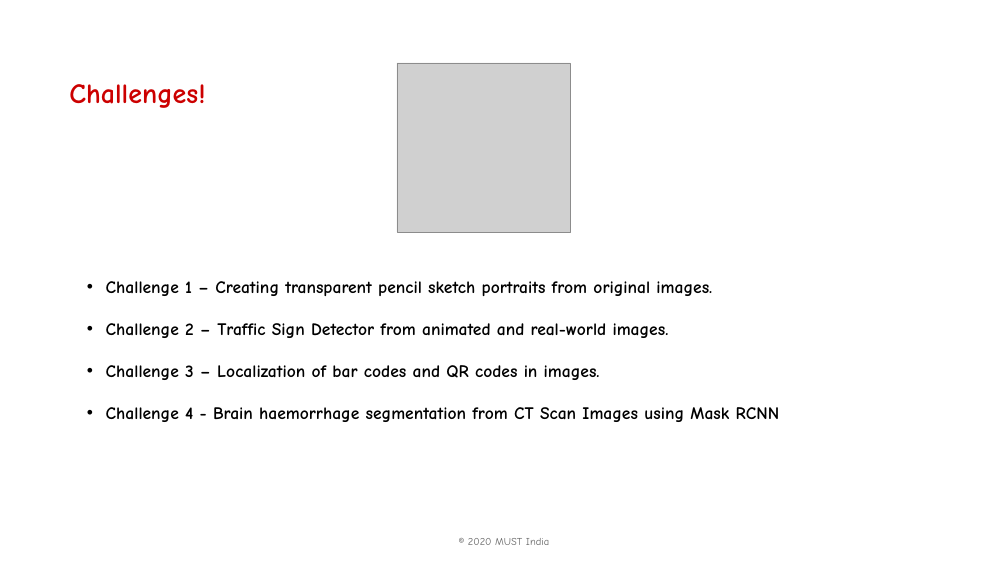
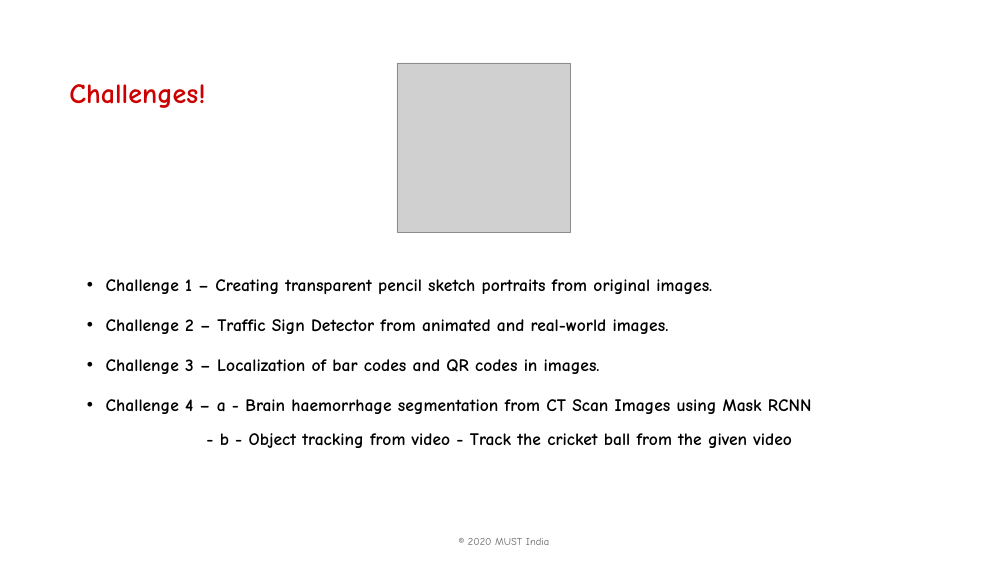
Before and after one commit to adib0073/MUST_ACADEMY-Computer_Vision, a slide deck: slide 5 of Resources/MUST Academy - Computer Vision.pptx. Drawn at 1008x567 pixels with LibreOffice and Linux fonts; fonts in the diff are those of the drawing; grey boxes stand for pictures; background and template pictures are left out. Boxes give left, top, right and bottom in pixels: in the first picture for what was removed or moved away, otherwise in the second. Text is boxed around its words. In the diff, an @@ line names an element or a change of style, - is before the commit and + after.

Commit message:
Updated slide deck

```diff
--- a/Resources/MUST Academy - Computer Vision.pptx
+++ b/Resources/MUST Academy - Computer Vision.pptx
@@ text at [106, 279, 712, 374]: line spacing 1.5 to 1.4 @@
@@ text at [106, 399, 812, 448]: text changed @@
-• Challenge 4 - Brain haemorrhage segmentation from CT Scan Images using Mask RCNN
+• Challenge 4 – a - Brain haemorrhage segmentation from CT Scan Images using Mask RCNN
+      - b - Object tracking from video - Track the cricket ball from the given video
```
